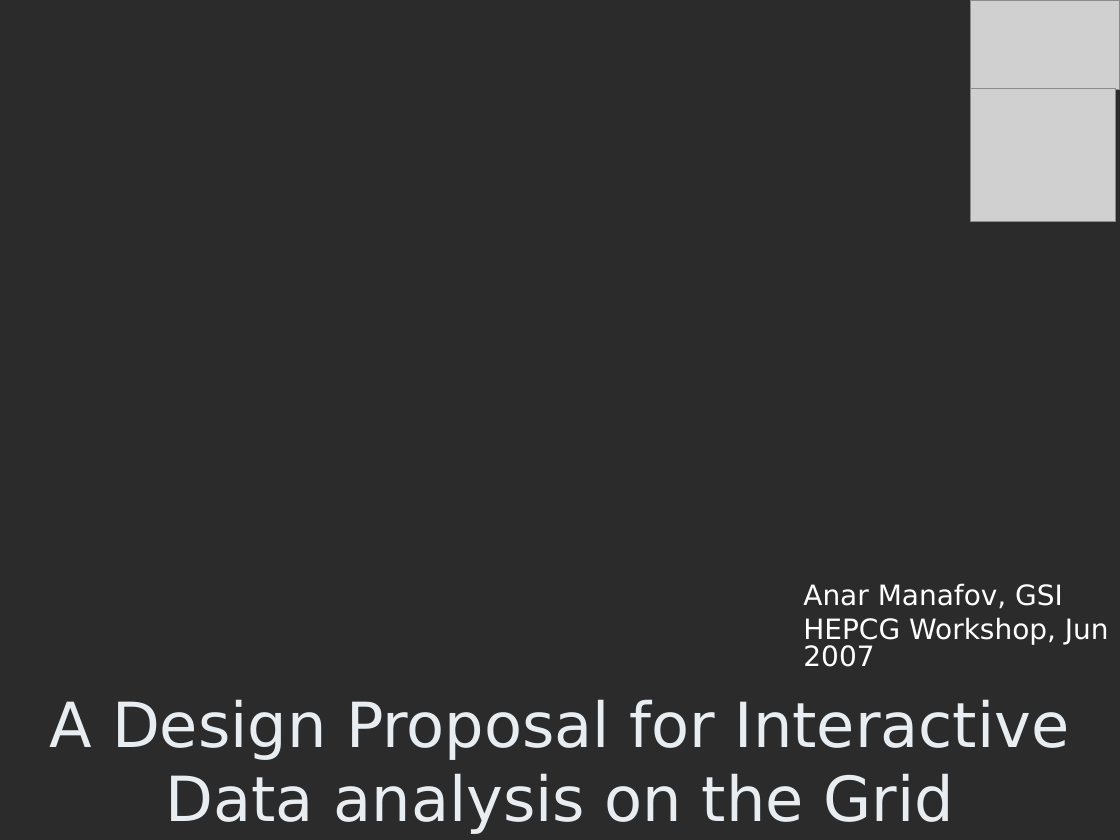
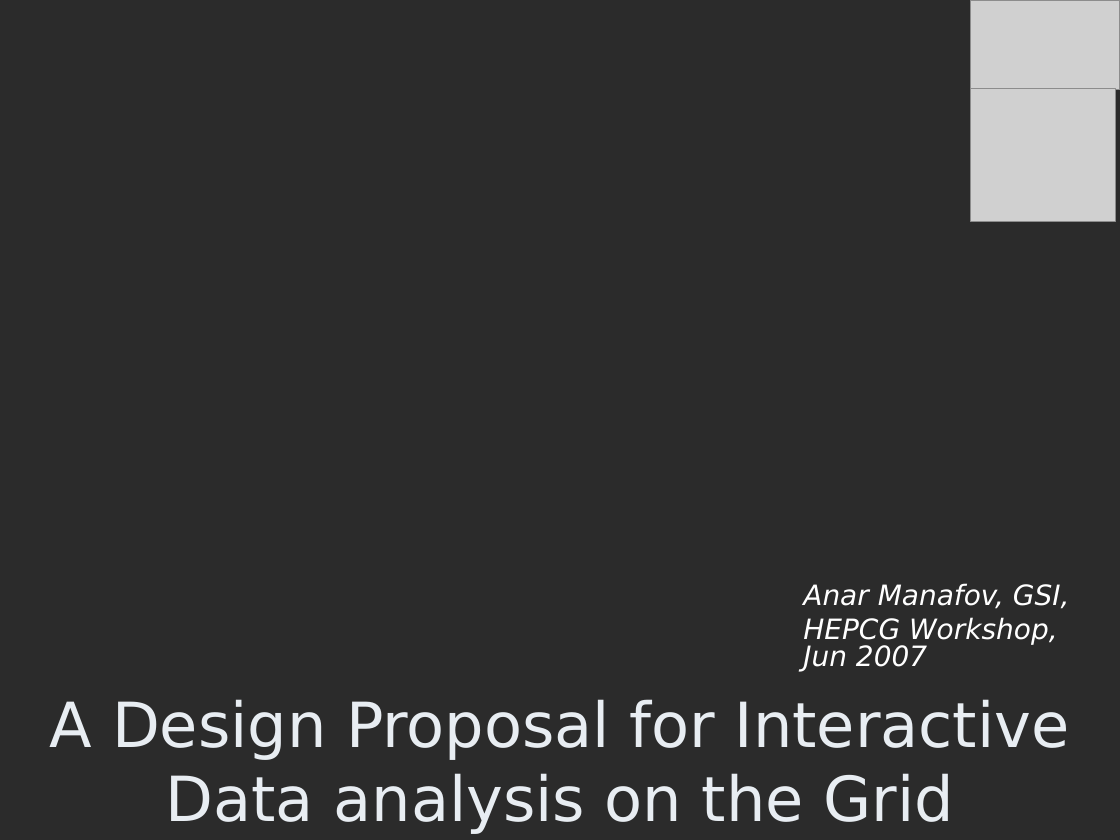
Before and after one commit to AnarManafov/PoDDocumentation, a slide deck: slide 1 of HEPCG-Workshops/2007-Jun/HEPCG-Workshops-2007-Jun(GSI).ppt. Drawn at 1120x840 pixels with LibreOffice and Linux fonts; fonts in the diff are those of the drawing; grey boxes stand for pictures; background and template pictures are left out; a plain dark background stands for a picture behind light text. Boxes give left, top, right and bottom in pixels: in the first picture for what was removed or moved away, otherwise in the second. Text is boxed around its words. In the diff, an @@ line names an element or a change of style, - is before the commit and + after.

```diff
--- a/HEPCG-Workshops/2007-Jun/HEPCG-Workshops-2007-Jun(GSI).ppt
+++ b/HEPCG-Workshops/2007-Jun/HEPCG-Workshops-2007-Jun(GSI).ppt
@@ subtitle at (x1=803, y1=583, x2=1070, y2=609): text changed; italic on @@
-  Anar Manafov, GSI
+  Anar Manafov, GSI,
@@ subtitle at (x1=803, y1=617, x2=1058, y2=671): italic on in "HEPCG Workshop, Jun 2007" @@
```
Also in this commit, not shown: 3 other slides changed, 1 slide added, 1 slide removed.
